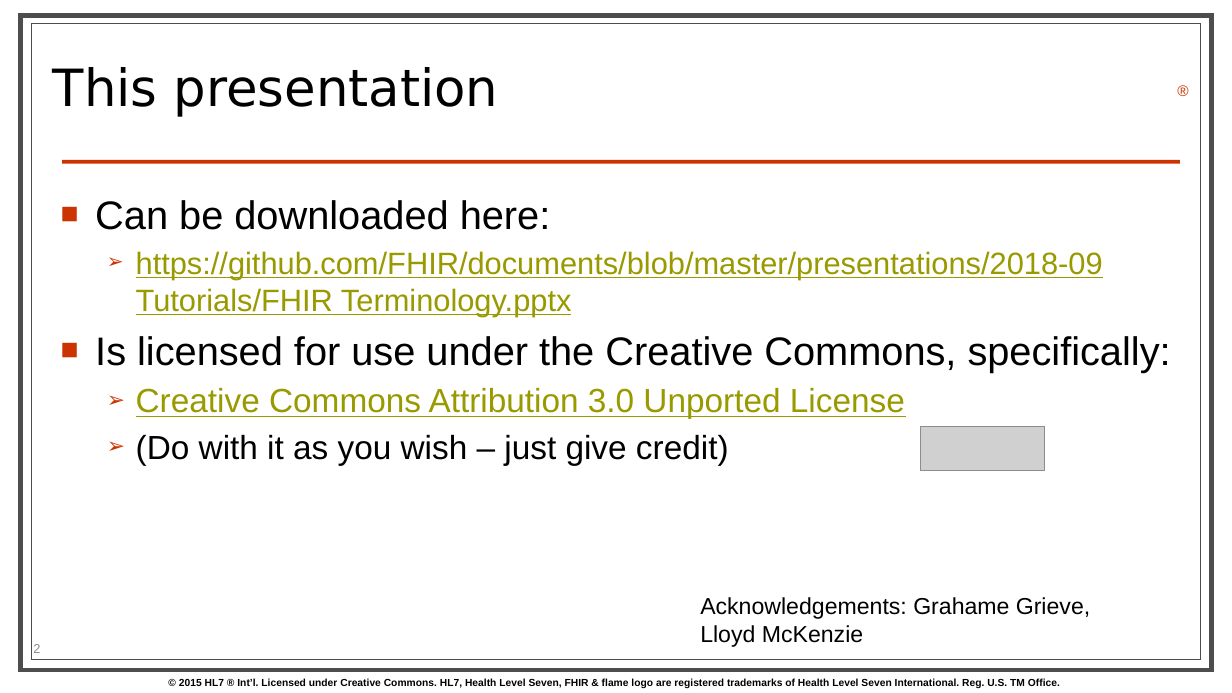
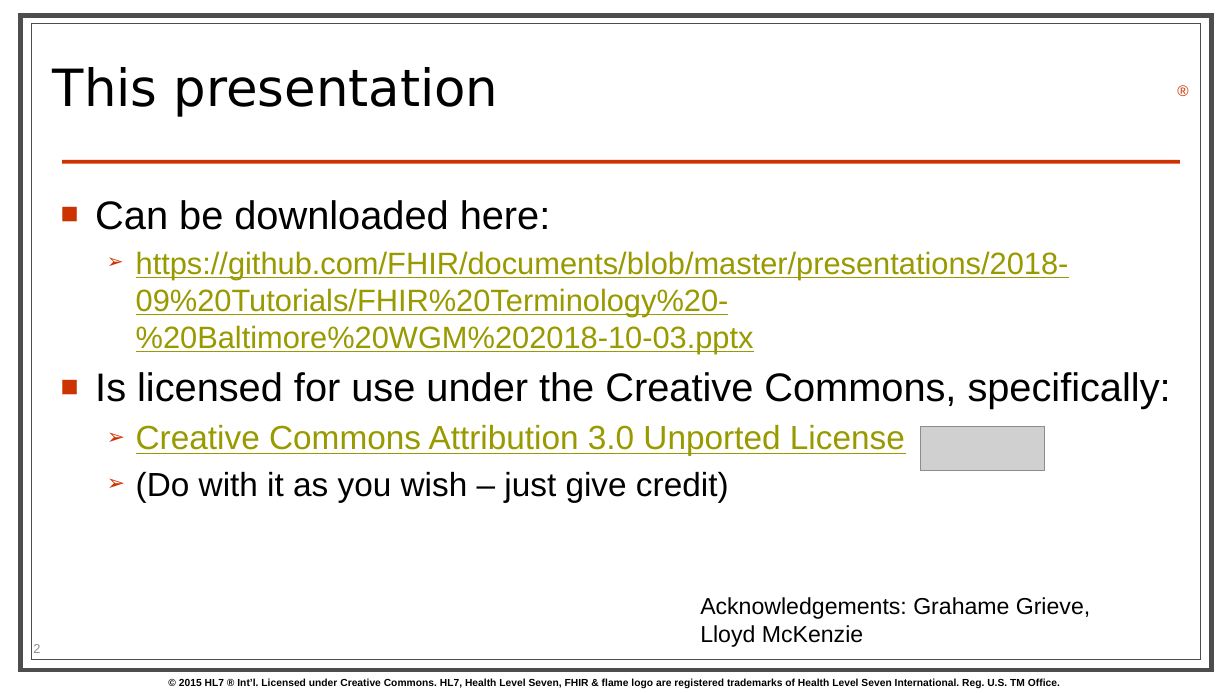
Before and after one commit to FHIR/documents, a slide deck: slide 2 of presentations/2018-09 Tutorials/FHIR Terminology - Baltimore WGM 2018-10-03.pptx. Drawn at 1232x693 pixels with LibreOffice and Linux fonts; fonts in the diff are those of the drawing; grey boxes stand for pictures; background and template pictures are left out. Boxes give left, top, right and bottom in pixels: in the first picture for what was removed or moved away, otherwise in the second. Text is boxed around its words. In the diff, an @@ line names an element or a change of style, - is before the commit and + after.

Commit message:
Update hyperlink.

```diff
--- a/presentations/2018-09 Tutorials/FHIR Terminology - Baltimore WGM 2018-10-03.pptx
+++ b/presentations/2018-09 Tutorials/FHIR Terminology - Baltimore WGM 2018-10-03.pptx
@@ text at (136,251,1069,353): text changed @@
-  ➢ https://github.com/FHIR/documents/blob/master/presentations/2018-09 Tutorials/FHIR Terminology.pptx
+  ➢ https://github.com/FHIR/documents/blob/master/presentations/2018-09%20Tutorials/FHIR%20Terminology%20-%20Baltimore%20WGM%202018-10-03.pptx
```
